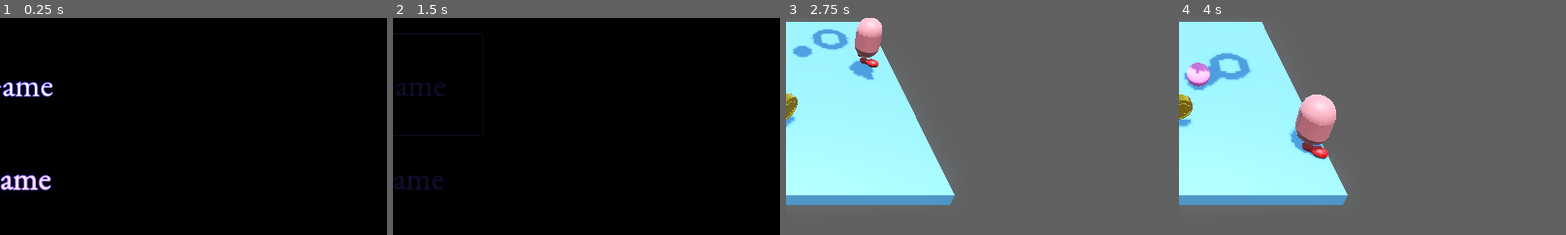
Above: before the commit, frames 1-4 (left to right).
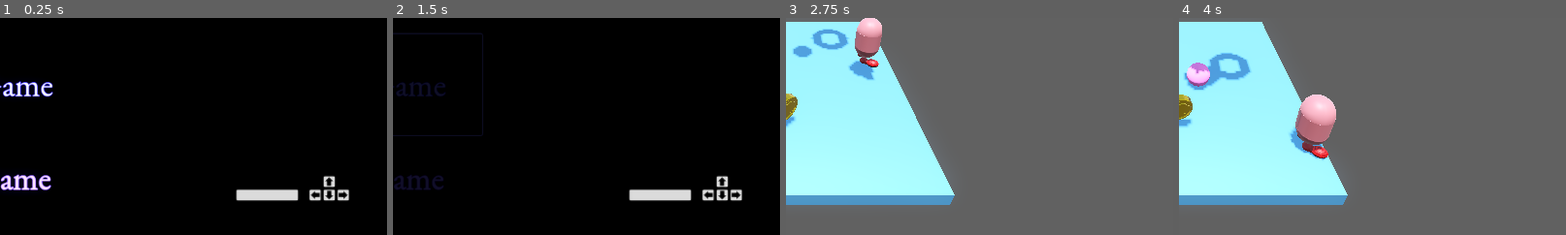
Above: after the commit, the same moments.

Repository: DanDan-Da/TSIF-The-Sky-Is-Falling
Game: Godot game, scene res://title_screen.tscn
Two runs of this game, one before a commit and one after it. Both use one fixed random seed, a clock stepped at 60 frames per second and the inputs below. A sky picture missing from this copy of the repository is replaced by a grey-blue gradient. Video files are missing from this copy of the repository; at most half a second of black plays in their place.
Inputs:
- Up to frame 1 (0.25 s): no input
- Up to frame 2 (1.5 s): click "Start Game" at 0.5 s; click "Start Game" at 1.25 s
- Up to frame 3 (2.75 s): tap Enter (ui_accept) at 2, 2.27 s; hold Right (ui_right) from 2.03 s (still down)
- Up to frame 4 (4 s): release Right (ui_right) at 2.78 s; hold Down (ui_down) 2.78-3.53 s; tap Enter (ui_accept) at 3.02 s; hold Right (ui_right) from 3.53 s (still down)
The pictures show only the part of the screen within x 50-100%, y 50-100%; the shares and areas given below are measured in that part.

The runs differ from the first frame. In frame 1, 1.4% of the frame differs, in the area x 60-91%, y 72-85%; in frame 2, 1.4%; in frame 3, less than 0.1%; in frame 4, less than 0.1%.

Commit message:
Pause Menu
Lisätty Pause menu peliin ja pelin introduction on paljon smootimpi.

Diff:
--- a/level_1.tscn
+++ b/level_1.tscn
@@ -10,6 +10,7 @@
 [ext_resource type="Script" path="res://sphere.gd" id="5_okxov"]
 [ext_resource type="Texture2D" uid="uid://chqbhiiga7yt4" path="res://PNGs/4k blender custom.exr" id="8_ckv31"]
 [ext_resource type="PackedScene" uid="uid://dj3nen1ghgff4" path="res://fade_transition.tscn" id="8_yd3jk"]
+[ext_resource type="PackedScene" uid="uid://bu01nb4hfnr4d" path="res://pause_menu.tscn" id="11_aspse"]
 
 [sub_resource type="StandardMaterial3D" id="StandardMaterial3D_crl6g"]
 albedo_color = Color(0.41, 0.7345, 1, 1)
@@ -99,3 +100,7 @@
 
 [node name="Camera3D" type="Camera3D" parent="."]
 transform = Transform3D(1, 0, 0, 0, 0.866025, 0.5, 0, -0.5, 0.866025, 0, 9.00438, 9.62556)
+
+[node name="CanvasLayer" type="CanvasLayer" parent="."]
+
+[node name="PauseMenu" parent="CanvasLayer" instance=ExtResource("11_aspse")]
--- /dev/null
+++ b/pause_menu.gd
@@ -0,0 +1,31 @@
+extends Control
+
+func _ready():
+	$AnimationPlayer.play("RESET")
+
+func resume():
+	get_tree().paused = false
+	$AnimationPlayer.play_backwards("blur")
+
+func pause():
+	get_tree().paused = true
+	$AnimationPlayer.play("blur")
+
+func testEsc():
+	if Input.is_action_just_pressed("esc") and !get_tree().paused:
+		pause()
+	elif Input.is_action_just_pressed("esc") and get_tree().paused:
+		resume()
+
+func _on_resume_pressed():
+	resume()
+
+func _on_restart_pressed():
+	resume()
+	get_tree().reload_current_scene()
+
+func _on_quit_pressed():
+	get_tree().quit()
+
+func _process(delta):
+	testEsc()
--- /dev/null
+++ b/pause_menu.tscn
@@ -0,0 +1,199 @@
+[gd_scene load_steps=8 format=3 uid="uid://bu01nb4hfnr4d"]
+
+[ext_resource type="Script" path="res://pause_menu.gd" id="1_1yays"]
+[ext_resource type="FontFile" uid="uid://bcqp6l8lhkukb" path="res://MainMenu/InfoFontEnglish.ttf" id="2_2cvaj"]
+
+[sub_resource type="Shader" id="Shader_vwe5t"]
+code = "shader_type canvas_item;
+uniform sampler2D SCREEN_TEXTURE : hint_screen_texture, filter_linear_mipmap;
+
+uniform float lod : hint_range(0.0, 5) = 0.0;
+
+void fragment() {
+    vec4 color = texture(SCREEN_TEXTURE, SCREEN_UV, lod);
+    COLOR = color;
+}
+"
+
+[sub_resource type="ShaderMaterial" id="ShaderMaterial_5sq0k"]
+shader = SubResource("Shader_vwe5t")
+shader_parameter/lod = 0.0
+
+[sub_resource type="Animation" id="Animation_f68dp"]
+resource_name = "blur"
+tracks/0/type = "bezier"
+tracks/0/imported = false
+tracks/0/enabled = true
+tracks/0/path = NodePath("ColorRect:material:shader_parameter/lod")
+tracks/0/interp = 1
+tracks/0/loop_wrap = true
+tracks/0/keys = {
+"handle_modes": PackedInt32Array(0, 0),
+"points": PackedFloat32Array(0, -0.25, 0, 0.25, 0, 0.8, -0.25, 0, 0.25, 0),
+"times": PackedFloat32Array(0, 0.3)
+}
+tracks/1/type = "bezier"
+tracks/1/imported = false
+tracks/1/enabled = true
+tracks/1/path = NodePath("PanelContainer:modulate:r")
+tracks/1/interp = 1
+tracks/1/loop_wrap = true
+tracks/1/keys = {
+"handle_modes": PackedInt32Array(0, 0),
+"points": PackedFloat32Array(1, -0.25, 0, 0.25, 0, 1, -0.25, 0, 0.25, 0),
+"times": PackedFloat32Array(0, 0.3)
+}
+tracks/2/type = "bezier"
+tracks/2/imported = false
+tracks/2/enabled = true
+tracks/2/path = NodePath("PanelContainer:modulate:g")
+tracks/2/interp = 1
+tracks/2/loop_wrap = true
+tracks/2/keys = {
+"handle_modes": PackedInt32Array(0, 0),
+"points": PackedFloat32Array(1, -0.25, 0, 0.25, 0, 1, -0.25, 0, 0.25, 0),
+"times": PackedFloat32Array(0, 0.3)
+}
+tracks/3/type = "bezier"
+tracks/3/imported = false
+tracks/3/enabled = true
+tracks/3/path = NodePath("PanelContainer:modulate:b")
+tracks/3/interp = 1
+tracks/3/loop_wrap = true
+tracks/3/keys = {
+"handle_modes": PackedInt32Array(0, 0),
+"points": PackedFloat32Array(1, -0.25, 0, 0.25, 0, 1, -0.25, 0, 0.25, 0),
+"times": PackedFloat32Array(0, 0.3)
+}
+tracks/4/type = "bezier"
+tracks/4/imported = false
+tracks/4/enabled = true
+tracks/4/path = NodePath("PanelContainer:modulate:a")
+tracks/4/interp = 1
+tracks/4/loop_wrap = true
+tracks/4/keys = {
+"handle_modes": PackedInt32Array(0, 0),
+"points": PackedFloat32Array(0, -0.25, 0, 0.25, 0, 1, -0.25, 0, 0.25, 0),
+"times": PackedFloat32Array(0, 0.3)
+}
+
+[sub_resource type="Animation" id="Animation_hs6t5"]
+length = 0.001
+tracks/0/type = "bezier"
+tracks/0/imported = false
+tracks/0/enabled = true
+tracks/0/path = NodePath("ColorRect:material:shader_parameter/lod")
+tracks/0/interp = 1
+tracks/0/loop_wrap = true
+tracks/0/keys = {
+"handle_modes": PackedInt32Array(0),
+"points": PackedFloat32Array(0, -0.25, 0, 0.25, 0),
+"times": PackedFloat32Array(0)
+}
+tracks/1/type = "bezier"
+tracks/1/imported = false
+tracks/1/enabled = true
+tracks/1/path = NodePath("PanelContainer:modulate:r")
+tracks/1/interp = 1
+tracks/1/loop_wrap = true
+tracks/1/keys = {
+"handle_modes": PackedInt32Array(0),
+"points": PackedFloat32Array(1, -0.25, 0, 0.25, 0),
+"times": PackedFloat32Array(0)
+}
+tracks/2/type = "bezier"
+tracks/2/imported = false
+tracks/2/enabled = true
+tracks/2/path = NodePath("PanelContainer:modulate:g")
+tracks/2/interp = 1
+tracks/2/loop_wrap = true
+tracks/2/keys = {
+"handle_modes": PackedInt32Array(0),
+"points": PackedFloat32Array(1, -0.25, 0, 0.25, 0),
+"times": PackedFloat32Array(0)
+}
+tracks/3/type = "bezier"
+tracks/3/imported = false
+tracks/3/enabled = true
+tracks/3/path = NodePath("PanelContainer:modulate:b")
+tracks/3/interp = 1
+tracks/3/loop_wrap = true
+tracks/3/keys = {
+"handle_modes": PackedInt32Array(0),
+"points": PackedFloat32Array(1, -0.25, 0, 0.25, 0),
+"times": PackedFloat32Array(0)
+}
+tracks/4/type = "bezier"
+tracks/4/imported = false
+tracks/4/enabled = true
+tracks/4/path = NodePath("PanelContainer:modulate:a")
+tracks/4/interp = 1
+tracks/4/loop_wrap = true
+tracks/4/keys = {
+"handle_modes": PackedInt32Array(0),
+"points": PackedFloat32Array(0, -0.25, 0, 0.25, 0),
+"times": PackedFloat32Array(0)
+}
+
+[sub_resource type="AnimationLibrary" id="AnimationLibrary_ceiex"]
+_data = {
+"RESET": SubResource("Animation_hs6t5"),
+"blur": SubResource("Animation_f68dp")
+}
+
+[node name="PauseMenu" type="Control"]
+process_mode = 3
+layout_mode = 3
+anchors_preset = 0
+script = ExtResource("1_1yays")
+
+[node name="ColorRect" type="ColorRect" parent="."]
+material = SubResource("ShaderMaterial_5sq0k")
+layout_mode = 2
+offset_left = -3.0
+offset_top = -1.0
+offset_right = 1148.0
+offset_bottom = 644.0
+grow_horizontal = 2
+grow_vertical = 2
+
+[node name="PanelContainer" type="PanelContainer" parent="."]
+modulate = Color(1, 1, 1, 0)
+offset_left = 404.24
+offset_top = 203.436
+offset_right = 732.24
+offset_bottom = 498.436
+
+[node name="VBoxContainer" type="VBoxContainer" parent="PanelContainer"]
+process_mode = 2
+clip_contents = true
+layout_mode = 2
+theme_override_constants/separation = 41
+alignment = 1
+
+[node name="Resume" type="Button" parent="PanelContainer/VBoxContainer"]
+layout_mode = 2
+theme_override_fonts/font = ExtResource("2_2cvaj")
+theme_override_font_sizes/font_size = 52
+text = "Resume	"
+
+[node name="Restart" type="Button" parent="PanelContainer/VBoxContainer"]
+layout_mode = 2
+theme_override_fonts/font = ExtResource("2_2cvaj")
+theme_override_font_sizes/font_size = 52
+text = "Restart"
+
+[node name="Quit" type="Button" parent="PanelContainer/VBoxContainer"]
+layout_mode = 2
+theme_override_fonts/font = ExtResource("2_2cvaj")
+theme_override_font_sizes/font_size = 52
+text = "Quit"
+
+[node name="AnimationPlayer" type="AnimationPlayer" parent="."]
+libraries = {
+"": SubResource("AnimationLibrary_ceiex")
+}
+
+[connection signal="pressed" from="PanelContainer/VBoxContainer/Resume" to="." method="_on_resume_pressed"]
+[connection signal="pressed" from="PanelContainer/VBoxContainer/Restart" to="." method="_on_restart_pressed"]
+[connection signal="pressed" from="PanelContainer/VBoxContainer/Quit" to="." method="_on_quit_pressed"]
--- a/project.godot
+++ b/project.godot
@@ -15,6 +15,14 @@
 config/features=PackedStringArray("4.3", "Forward Plus")
 config/icon="res://icon.svg"
 
+[input]
+
+esc={
+"deadzone": 0.5,
+"events": [Object(InputEventKey,"resource_local_to_scene":false,"resource_name":"","device":0,"window_id":0,"alt_pressed":false,"shift_pressed":false,"ctrl_pressed":false,"meta_pressed":false,"pressed":false,"keycode":0,"physical_keycode":4194305,"key_label":0,"unicode":0,"location":0,"echo":false,"script":null)
+]
+}
+
 [rendering]
 
 anti_aliasing/quality/msaa_3d=1
--- a/title_screen.tscn
+++ b/title_screen.tscn
@@ -77,7 +77,6 @@
 [node name="Fade_timer" type="Timer" parent="Fade_transition"]
 
 [node name="Controls" type="Control" parent="."]
-visible = false
 layout_mode = 3
 anchors_preset = 0
 offset_left = 714.0
@@ -86,11 +85,12 @@
 offset_bottom = 651.0
 
 [node name="TextureRect" type="TextureRect" parent="Controls"]
+modulate = Color(1, 1, 1, 0.862745)
 layout_mode = 0
-offset_left = -17.0
-offset_top = 7.0
-offset_right = 425.0
-offset_bottom = 331.0
+offset_left = 207.0
+offset_top = 507.0
+offset_right = 390.0
+offset_bottom = 640.0
 texture = ExtResource("5_rog2a")
 expand_mode = 1
 
Not shown: 1 places in level_1.tscn that only renumber resources
Not shown, changed: pop up_1.ogv
